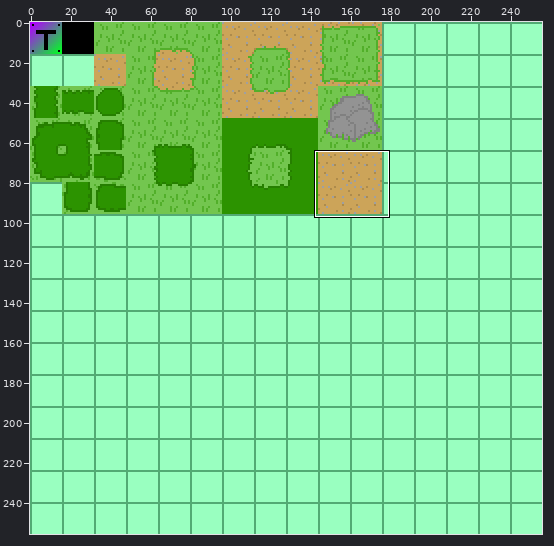
File history of a sprite sheet, assets/tilesheet.png. Above, an overview of the earlier version with the close-up marked.
Close-up. Before the commit:
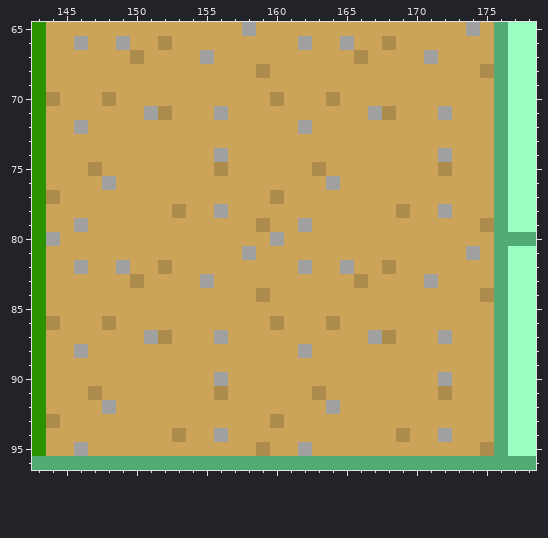
The file is 512x512 pixels, drawn in blocks of 2x2; one block is one cell here. Colours within 5 levels of each other are drawn and written as one. Shown: x 143..178, y 65..96.
New version:
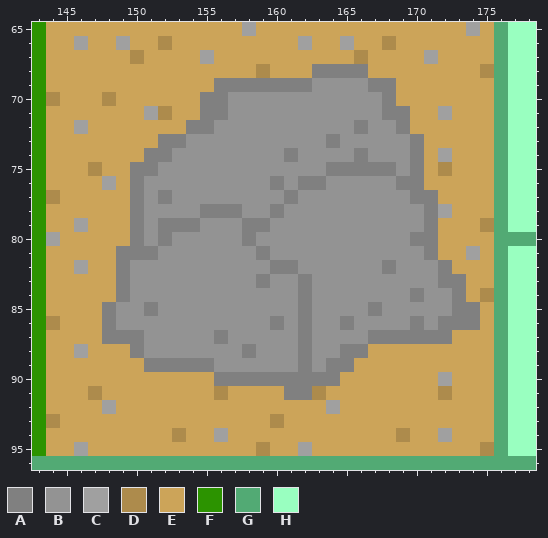
Palette (. is transparent): A #808080  B #939393  C #a0a0a0  D #ad8b4c  E #cca459  F #2c9300  G #52aa74  H #99ffc0
Edits made:
@@ x 143..178 @@
 67 FEEEEEEDEEEECEEEEEEEEEEDEEEECEEEEGHH
-68 FEEEEEEEEEEEEEEEDEEEEEEEEEEEEEEEDGHH
-69 FEEEEEEEEEEEEEEEEEEEEEEEEEEEEEEEEGHH
-70 FDEEEDEEEEEEEEEEEDEEEDEEEEEEEEEEEGHH
-71 FEEEEEEECDEEECEEEEEEEEEECDEEECEEEGHH
-72 FEECEEEEEEEEEEEEEEECEEEEEEEEEEEEEGHH
-73 FEEEEEEEEEEEEEEEEEEEEEEEEEEEEEEEEGHH
-74 FEEEEEEEEEEEECEEEEEEEEEEEEEEECEEEGHH
-75 FEEEDEEEEEEEEDEEEEEEDEEEEEEEEDEEEGHH
-76 FEEEECEEEEEEEEEEEEEEECEEEEEEEEEEEGHH
-77 FDEEEEEEEEEEEEEEEDEEEEEEEEEEEEEEEGHH
-78 FEEEEEEEEEDEECEEEEEEEEEEEEDEECEEEGHH
-79 FEECEEEEEEEEEEEEDEECEEEEEEEEEEEEDGHH
-80 FCEEEEEEEEEEEEEEECEEEEEEEEEEEEEEEGGG
-81 FEEEEEEEEEEEEEECEEEEEEEEEEEEEEECEGHH
-82 FEECEECEEDEEEEEEEEECEECEEDEEEEEEEGHH
-83 FEEEEEEDEEEECEEEEEEEEEEDEEEECEEEEGHH
-84 FEEEEEEEEEEEEEEEDEEEEEEEEEEEEEEEDGHH
-85 FEEEEEEEEEEEEEEEEEEEEEEEEEEEEEEEEGHH
-86 FDEEEDEEEEEEEEEEEDEEEDEEEEEEEEEEEGHH
-87 FEEEEEEECDEEECEEEEEEEEEECDEEECEEEGHH
-88 FEECEEEEEEEEEEEEEEECEEEEEEEEEEEEEGHH
-89 FEEEEEEEEEEEEEEEEEEEEEEEEEEEEEEEEGHH
-90 FEEEEEEEEEEEECEEEEEEEEEEEEEEECEEEGHH
-91 FEEEDEEEEEEEEDEEEEEEDEEEEEEEEDEEEGHH
+68 FEEEEEEEEEEEEEEEDEEEAAAAEEEEEEEEDGHH
+69 FEEEEEEEEEEEEAAAAAAABBBBAAEEEEEEEGHH
+70 FDEEEDEEEEEEAABBBBBBBBBBBAEEEEEEEGHH
+71 FEEEEEEECDEEAABBBBBBBBBBBAAEECEEEGHH
+72 FEECEEEEEEEAABBBBBBBBBBABBAEEEEEEGHH
+73 FEEEEEEEEAABBBBBBBBBBABBBBBAEEEEEGHH
+74 FEEEEEEEAABBBBBBBBABBBBABBBAECEEEGHH
+75 FEEEDEEAABBBBBBBBBBBBAAAAABAEDEEEGHH
+76 FEEEECEABBBBBBBBBABAABBBBBAAEEEEEGHH
+77 FDEEEEEABABBBBBBBBABBBBBBBBAAEEEEGHH
+78 FEEEEEEABBBBAAABBABBBBBBBBBBACEEEGHH
+79 FEECEEEABAAABBBAABBBBBBBBBBBAEEEDGHH
+80 FCEEEEEABABBBBBABBBBBBBBBBBAAEEEEGGG
+81 FEEEEEAAABBBBBBBABBBBBBBBBBBAEECEGHH
+82 FEECEEABBBBBBBBBBAABBBBBBABBBAEEEGHH
+83 FEEEEEABBBBBBBBBABBABBBBBBBBBAAEEGHH
+84 FEEEEEABBBBBBBBBBBBABBBBBBBABBAEDGHH
+85 FEEEEABBABBBBBBBBBBABBBBABBBBBAAEGHH
+86 FDEEEABBBBBBBBBBBABABBABBBBABAAAEGHH
+87 FEEEEAAABBBBBABBBBBABBBBAAAAAAEEEGHH
+88 FEECEEEABBBBBBBABBBABBAAEEEEEEEEEGHH
+89 FEEEEEEEAAAAABBBBBBABAAEEEEEEEEEEGHH
+90 FEEEEEEEEEEEEAAAAAAAAAEEEEEEECEEEGHH
+91 FEEEDEEEEEEEEDEEEEAADEEEEEEEEDEEEGHH
 92 FEEEECEEEEEEEEEEEEEEECEEEEEEEEEEEGHH
